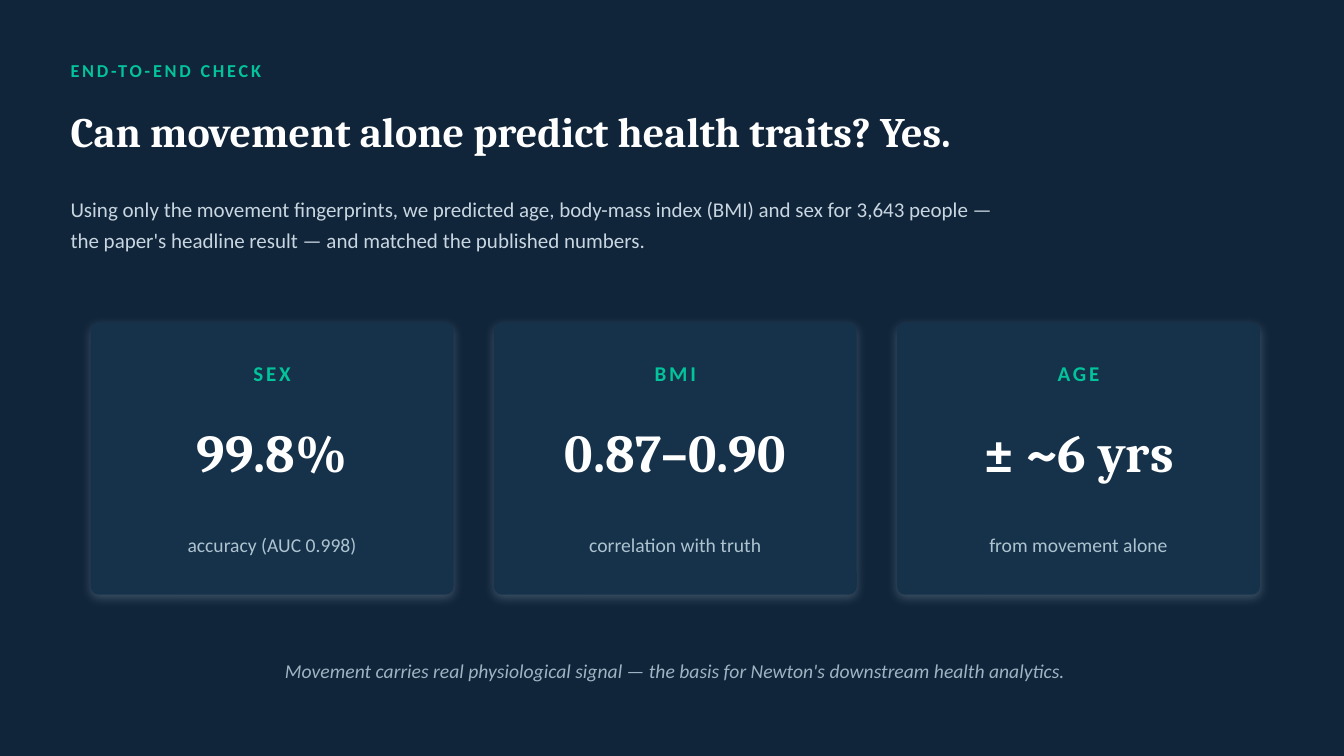
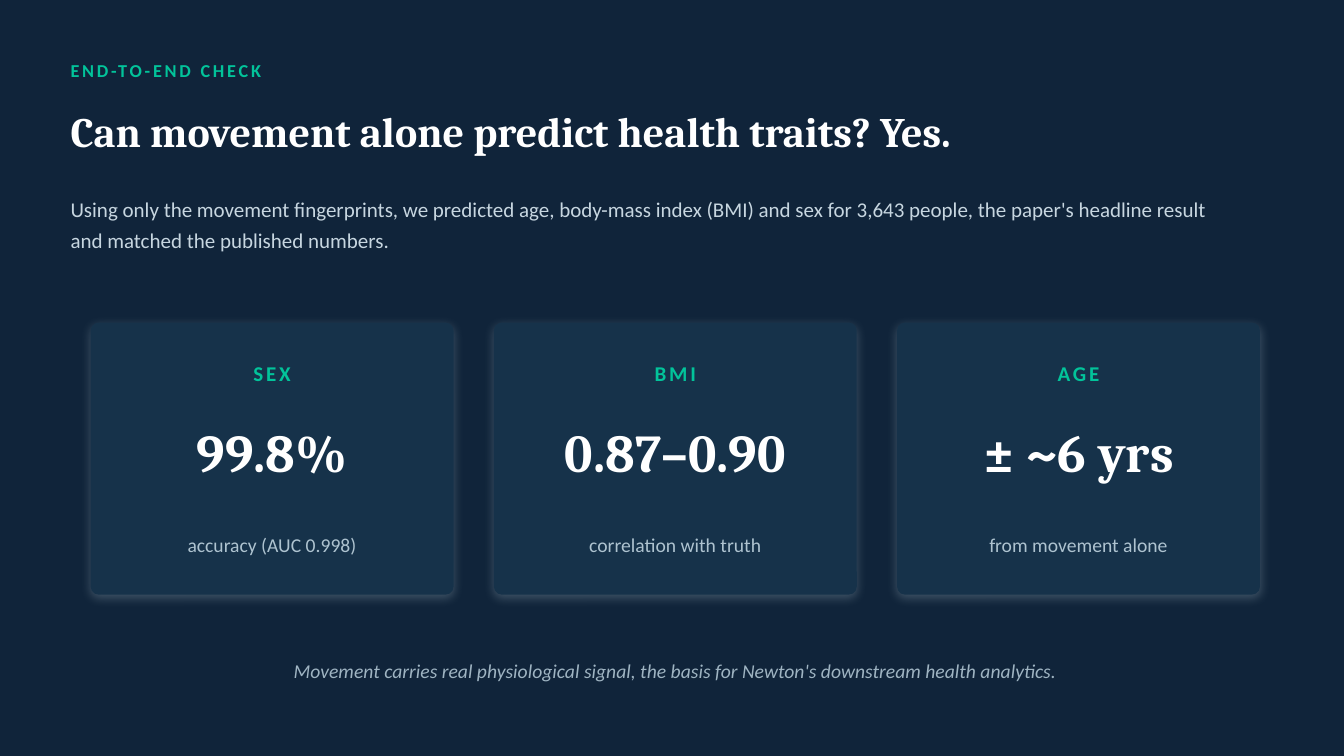
Before and after one commit to AdamGabet/GaitPredict, a slide deck: slide 5 of BioPilot/03_deliverables/Part1_Gait_Model_Migration.pptx. Drawn at 1344x756 pixels with LibreOffice and Linux fonts; fonts in the diff are those of the drawing. Boxes give left, top, right and bottom in pixels: in the first picture for what was removed or moved away, otherwise in the second. Text is boxed around its words. In the diff, an @@ line names an element or a change of style, - is before the commit and + after.

```diff
--- a/BioPilot/03_deliverables/Part1_Gait_Model_Migration.pptx
+++ b/BioPilot/03_deliverables/Part1_Gait_Model_Migration.pptx
@@ text at bbox=[71, 202, 1206, 252]: text changed @@
-Using only the movement fingerprints, we predicted age, body-mass index (BMI) and sex for 3,643 people —
-the paper's headline result — and matched the published numbers.
+Using only the movement fingerprints, we predicted age, body-mass index (BMI) and sex for 3,643 people, the paper's headline result and matched the published numbers.
@@ text at bbox=[294, 664, 1055, 682]: text changed @@
-Movement carries real physiological signal — the basis for Newton's downstream health analytics.
+Movement carries real physiological signal, the basis for Newton's downstream health analytics.
```
Also in this commit, not shown: 7 other slides changed, 1 other file.
